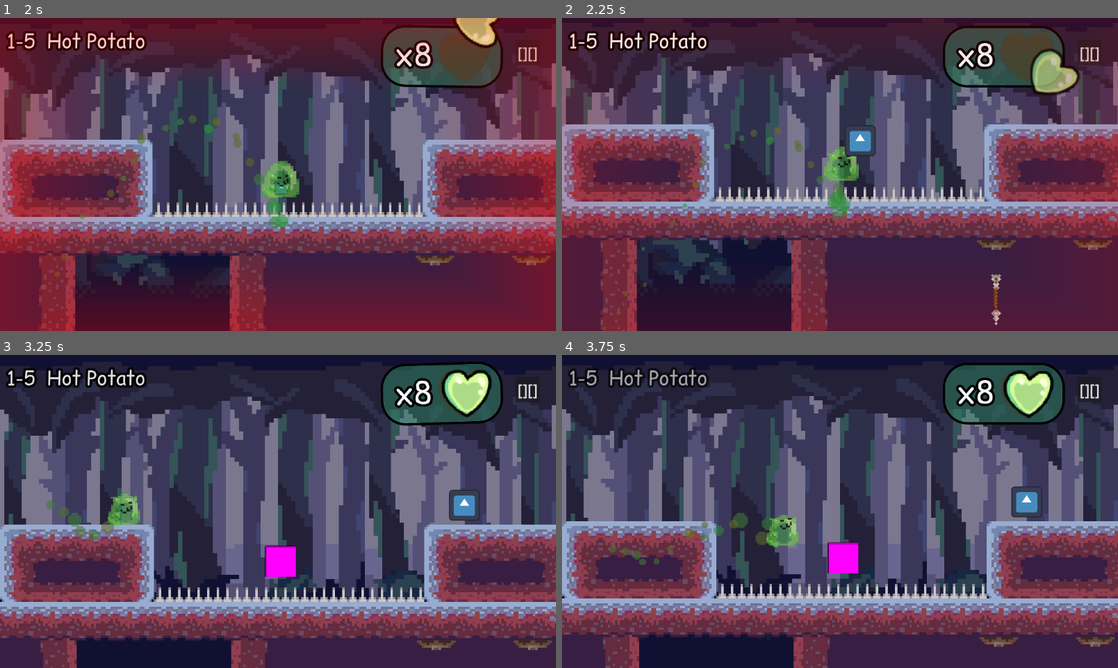
Above: before the commit, frames 1-4 (two rows, left to right).
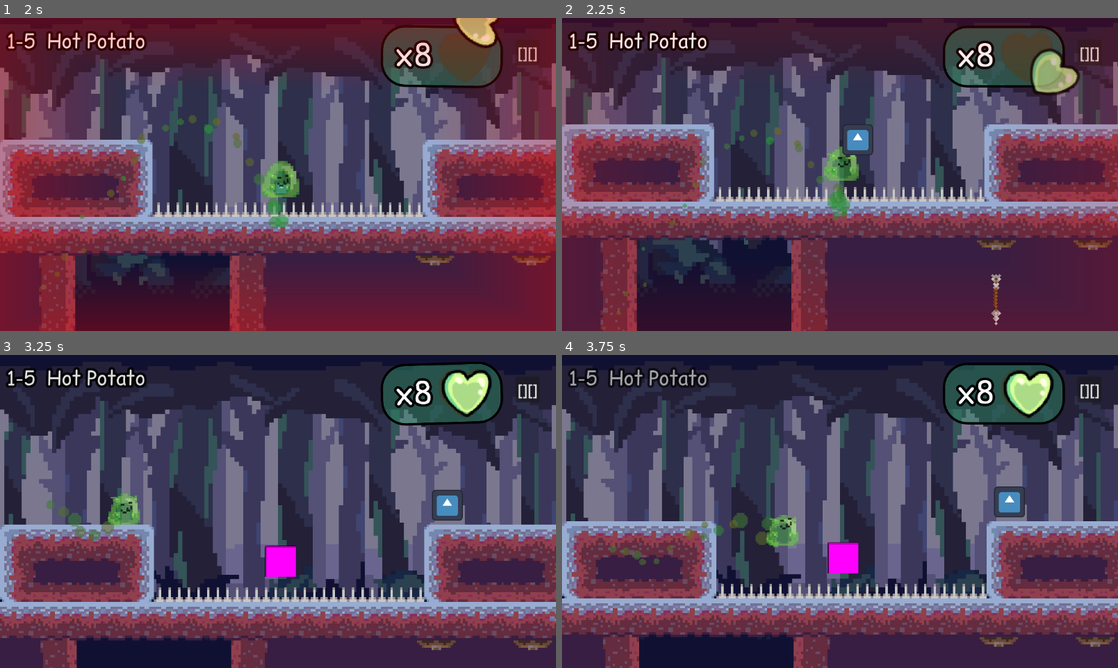
Above: after the commit, the same moments.

Repository: tiffit/SlimeLives
Game: Godot game, scene res://game_main.tscn
Same seed, same stepped clock (60 frames per second), same inputs: the game is played once before the commit and once after it. The engine's default icon, where the game draws it, is replaced by a stand-in: a white triangle on a blue panel in a dark square.
Inputs (mouse positions are in pixels of both pictures, inside the frame that each line leads up to):
- Up to frame 1 (2 s): move the mouse to (400, 158) at 0.52 s; hold D (move_right) from 0.53 s (still down); tap Shift (spit) at 0.6, 1.35 s; tap Space (move_jump) at 0.77, 1.52 s; move the mouse to (166, 190) at 1.27 s
- Up to frame 2 (2.25 s): move the mouse to (895, 105) at 2.02 s; release D (move_right) at 2.03 s; hold A (move_left) from 2.03 s (still down); tap Shift (spit) at 2.1 s
- Up to frame 3 (3.25 s): move the mouse to (250, 574) at 2.77 s; release A (move_left) at 2.78 s; hold D (move_right) from 2.78 s (still down); tap Shift (spit) at 2.85 s; tap Space (move_jump) at 3.02 s
- Up to frame 4 (3.75 s): keep holding D (move_right); move the mouse to (1006, 558) at 3.52 s; tap Shift (spit) at 3.6 s

Frame 1 is identical in both runs. In frame 2, 0.2% of the frame differs, in the area x 50-57%, y 34-45%; in frame 3, 0.6%; in frame 4, 0.6%, in the area x 77-87%, y 42-52%.

Commit message:
Spit now works from the player pos instead of center of screen

Diff:
--- a/character/character.gd
+++ b/character/character.gd
@@ -25,7 +25,7 @@
 			item_entity.item = item
 			item_entity.position = position
 			add_sibling(item_entity)
-			item_entity.spit()
+			item_entity.spit(self)
 			pickup_item(null)
 
 func _physics_process(delta: float) -> void:
--- a/entities/items/item_entity.gd
+++ b/entities/items/item_entity.gd
@@ -18,11 +18,12 @@
 	else:
 		$ItemSprite.texture = null
 
-func spit():
+func spit(character: Character):
 	pickup_cooldown = 0.2
 	$Area2D.monitoring = false
 	var mouse_pos: Vector2 = get_viewport().get_mouse_position() / get_viewport_rect().size
-	var angle: float = Vector2(.5, .5).angle_to_point(mouse_pos)
+	var player_pos: Vector2 = character.get_global_transform_with_canvas().get_origin() / get_viewport_rect().size
+	var angle: float = player_pos.angle_to_point(mouse_pos)
 	var launch_vector: Vector2 = Vector2(1.0, 0).rotated(angle)
 	call_deferred("apply_central_impulse", launch_vector * 1000)
 
